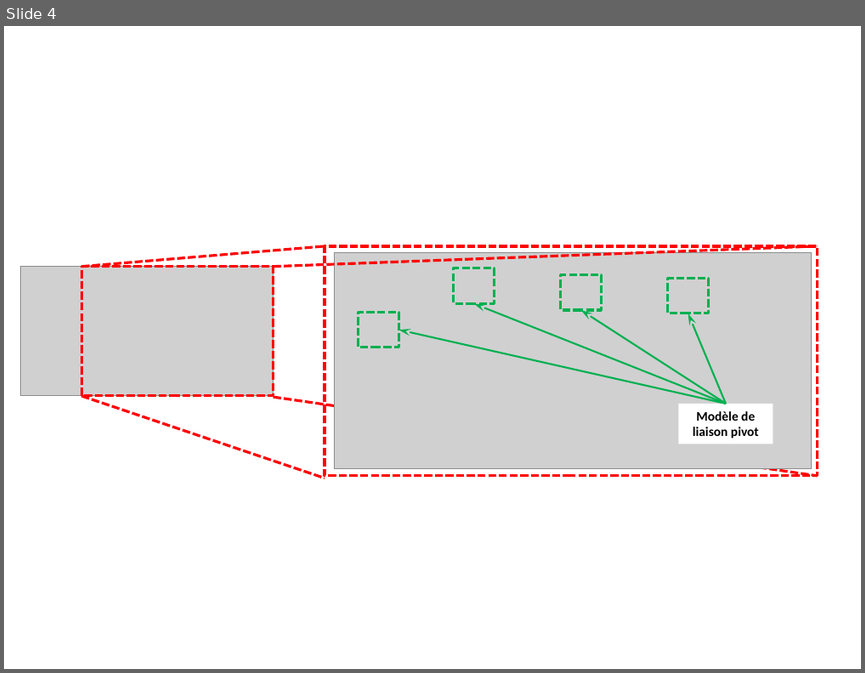
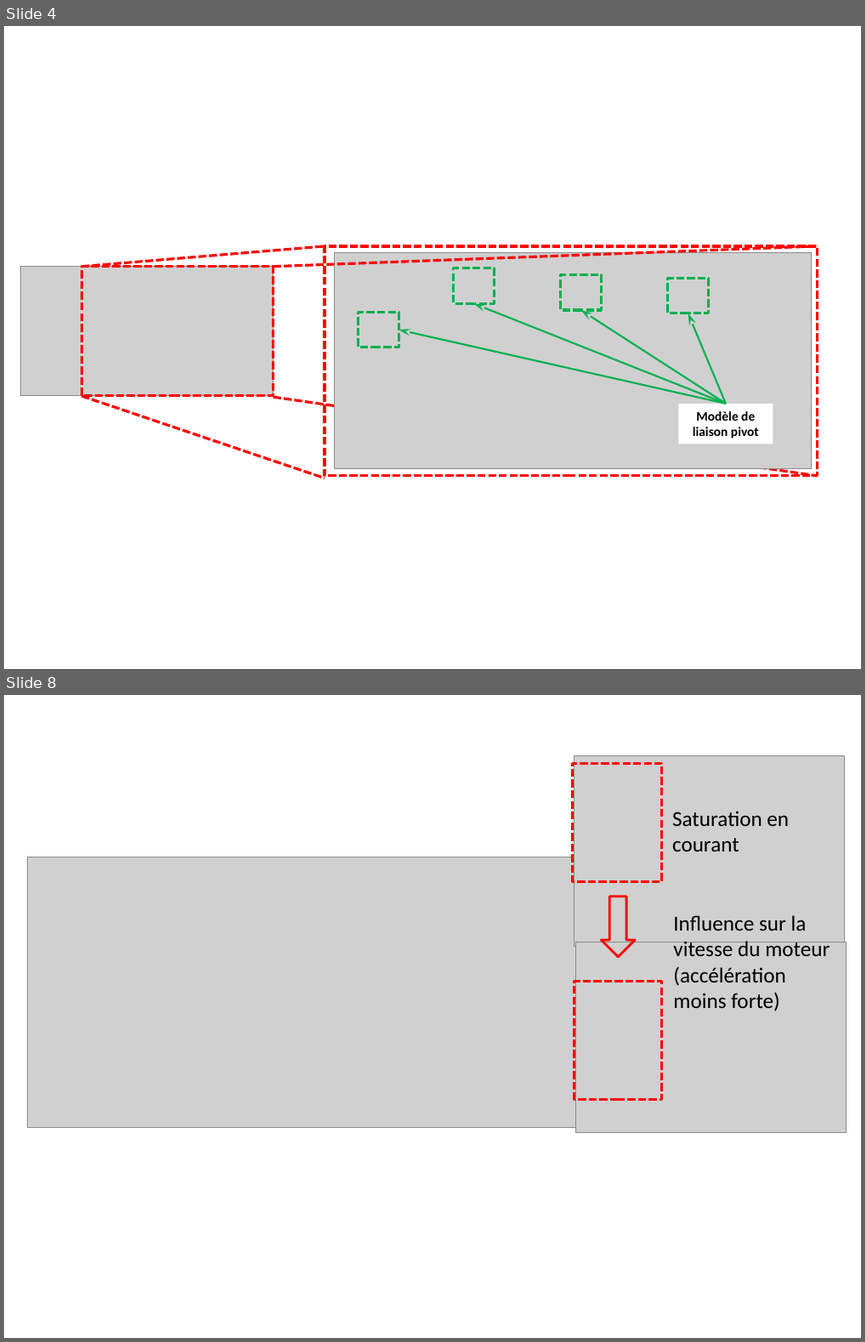
Before and after one commit to xpessoles/Cy_01_PSI_ModelisationLinNonLin, a slide deck: Cours/01_Modelisation_Multiphysique/images/Figures.pptx. Shown one above the other, each under a label of ours: slide 4 before the commit, slides 4 and 8 after it; the slides between them are not shown. The pictures are 865x673 and 865x1342 pixels, drawn with LibreOffice and Linux fonts; fonts in the diff are those of the drawing; grey boxes stand for pictures. Boxes give left, top, right and bottom in pixels: in the first picture for what was removed or moved away, otherwise in the second. Text is boxed around its words. In the diff, an @@ line names an element or a change of style, - is before the commit and + after.

```diff
--- a/Cours/01_Modelisation_Multiphysique/images/Figures.pptx
+++ b/Cours/01_Modelisation_Multiphysique/images/Figures.pptx
@@ slide 8 added at bbox=[4, 695, 861, 1338], background #FFFFFF @@
@@ rectangle added at bbox=[572, 763, 662, 881], outline #FF0000 2.25 pt dashed @@
@@ picture added at bbox=[574, 756, 844, 947] @@
@@ text added at bbox=[672, 811, 789, 851], 18 pt, text #000000 @@
+Saturation en courant
@@ picture added at bbox=[28, 857, 636, 1128] @@
@@ down arrow added at bbox=[602, 896, 635, 956], outline #FF0000 2 pt @@
@@ text added at bbox=[673, 915, 829, 1011], 18 pt, text #000000 @@
+Influence sur la vitesse du moteur (accélération moins forte)
@@ picture added at bbox=[576, 941, 846, 1133] @@
@@ rectangle added at bbox=[574, 981, 661, 1100], outline #FF0000 2.25 pt dashed @@
```
Also in this commit, not shown: 1 other slide added, 6 other files.
